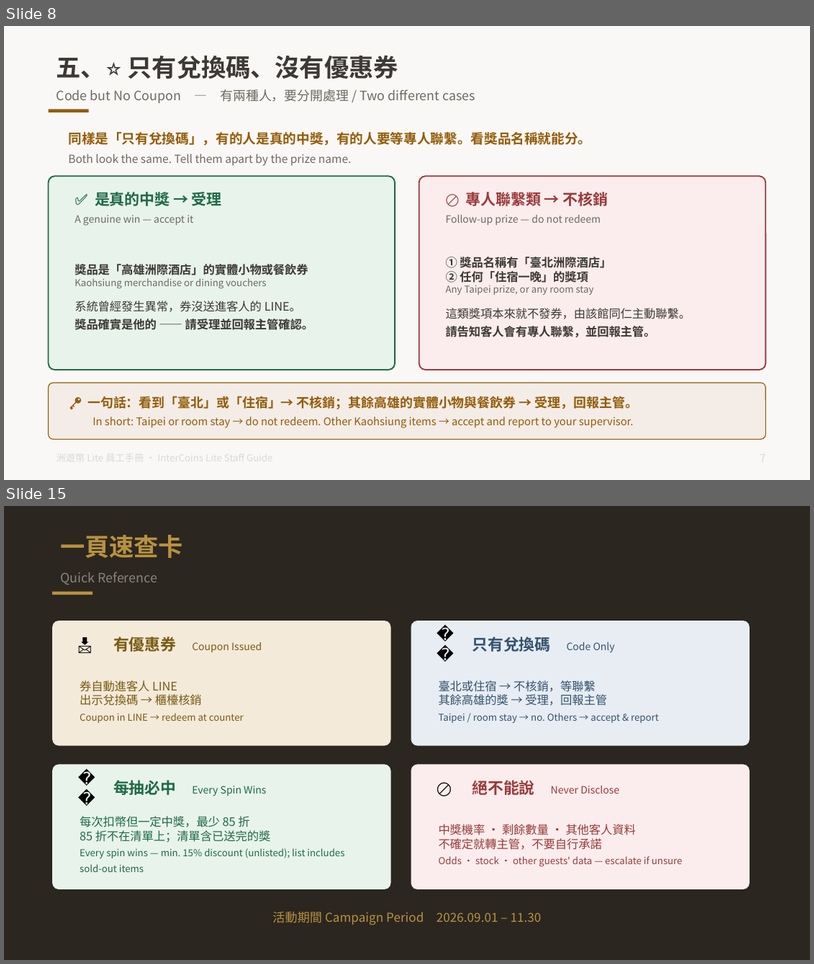
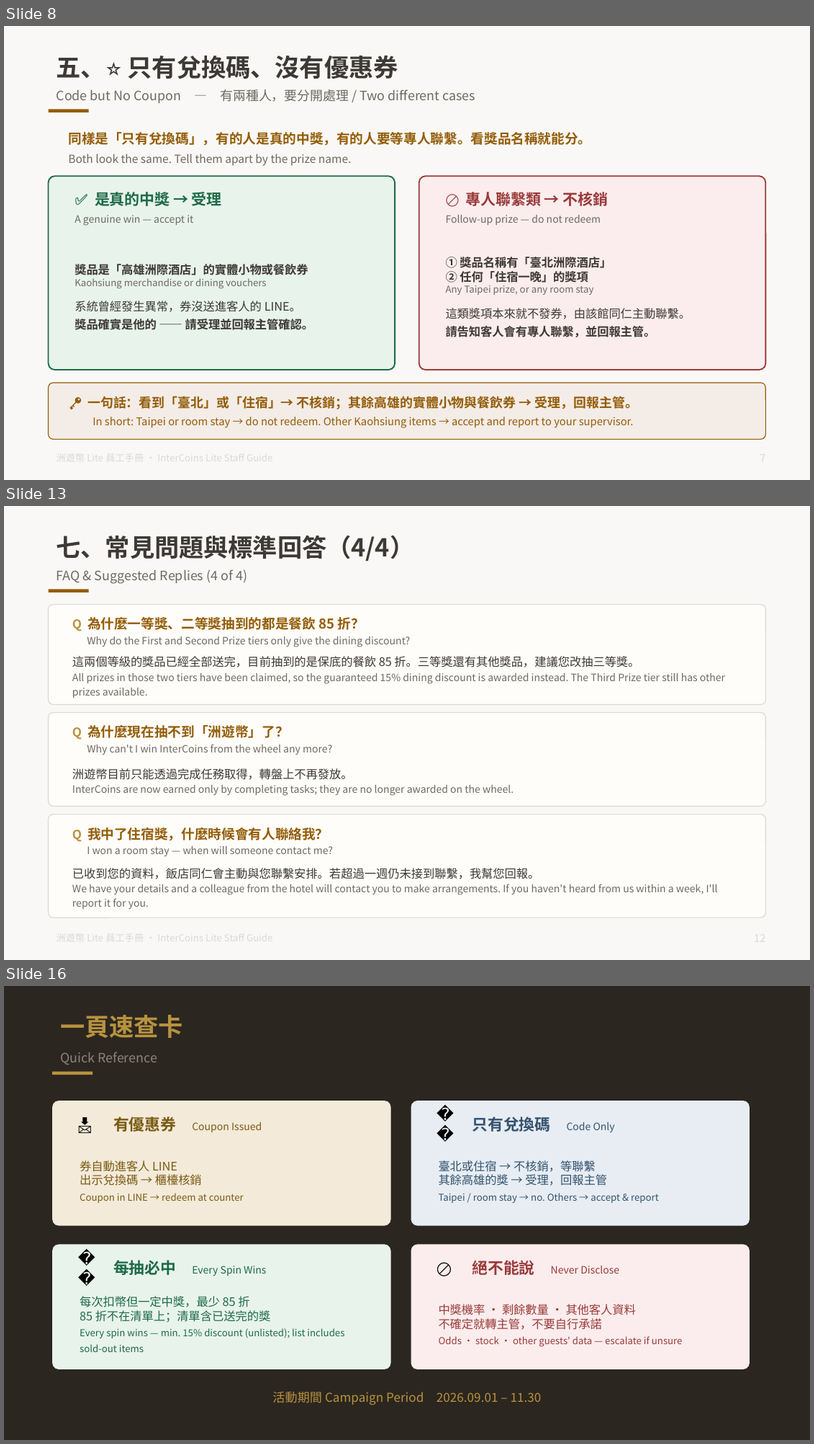
Before and after one commit to tony1229kimo/intercoins-lite, a slide deck: docs/洲遊幣Lite_員工手冊_一般版_雙語.pptx. Shown one above the other, each under a label of ours: slides 8 and 15 before the commit, slides 8, 13 and 16 after it; the slides between them are not shown. The pictures are 814x964 and 814x1444 pixels, drawn with LibreOffice and Linux fonts; fonts in the diff are those of the drawing. Boxes give left, top, right and bottom in pixels: in the first picture for what was removed or moved away, otherwise in the second. Text is boxed around its words. In the diff, an @@ line names an element or a change of style, - is before the commit and + after.

```diff
--- a/docs/洲遊幣Lite_員工手冊_一般版_雙語.pptx
+++ b/docs/洲遊幣Lite_員工手冊_一般版_雙語.pptx
@@ slide 13 added at bbox=[4, 506, 810, 960], background #FAF8F6 @@
@@ text added at bbox=[57, 535, 415, 561], 22 pt, text #3D3935, bold @@
+七、常見問題與標準回答（4/4）
@@ text added at bbox=[57, 569, 247, 584], 11.5 pt, text #6E6A63 @@
+FAQ & Suggested Replies (4 of 4)
@@ rectangle added at bbox=[49, 589, 89, 592], fill #935D08 @@
@@ rounded rectangle added at bbox=[49, 605, 766, 705], fill #FFFDFA, outline #DAD9D6 0.75 pt @@
@@ text added at bbox=[72, 617, 410, 647], 9 pt, text #6E6A63 @@
+Q 為什麼一等獎、二等獎抽到的都是餐飲 85 折？
+Why do the First and Second Prize tiers only give the dining discount?
@@ text added at bbox=[72, 656, 725, 698], 9 pt, text #6E6A63 @@
+這兩個等級的獎品已經全部送完，目前抽到的是保底的餐飲 85 折。三等獎還有其他獎品，建議您改抽三等獎。
+All prizes in those two tiers have been claimed, so the guaranteed 15% dining discount is awarded instead. The Third Prize tier still has other prizes available.
@@ rounded rectangle added at bbox=[49, 713, 766, 806], fill #FFFDFA, outline #DAD9D6 0.75 pt @@
@@ text added at bbox=[72, 725, 332, 754], 9 pt, text #6E6A63 @@
+Q 為什麼現在抽不到「洲遊幣」了？
+Why can't I win InterCoins from the wheel any more?
@@ text added at bbox=[72, 768, 514, 795], 9 pt, text #6E6A63 @@
+洲遊幣目前只能透過完成任務取得，轉盤上不再發放。
+InterCoins are now earned only by completing tasks; they are no longer awarded on the wheel.
@@ rounded rectangle added at bbox=[49, 814, 766, 917], fill #FFFDFA, outline #DAD9D6 0.75 pt @@
@@ text added at bbox=[72, 827, 333, 856], 9 pt, text #6E6A63 @@
+Q 我中了住宿獎，什麼時候會有人聯絡我？
+I won a room stay — when will someone contact me?
@@ text added at bbox=[72, 867, 718, 908], 9 pt, text #6E6A63 @@
+已收到您的資料，飯店同仁會主動與您聯繫安排。若超過一週仍未接到聯繫，我幫您回報。
+We have your details and a colleague from the hotel will contact you to make arrangements. If you haven't heard from us within a week, I'll report it for you.
@@ what was slide 15 is now slide 16 @@
```
Also in this commit, not shown: 6 slides changed, 3 other files.
